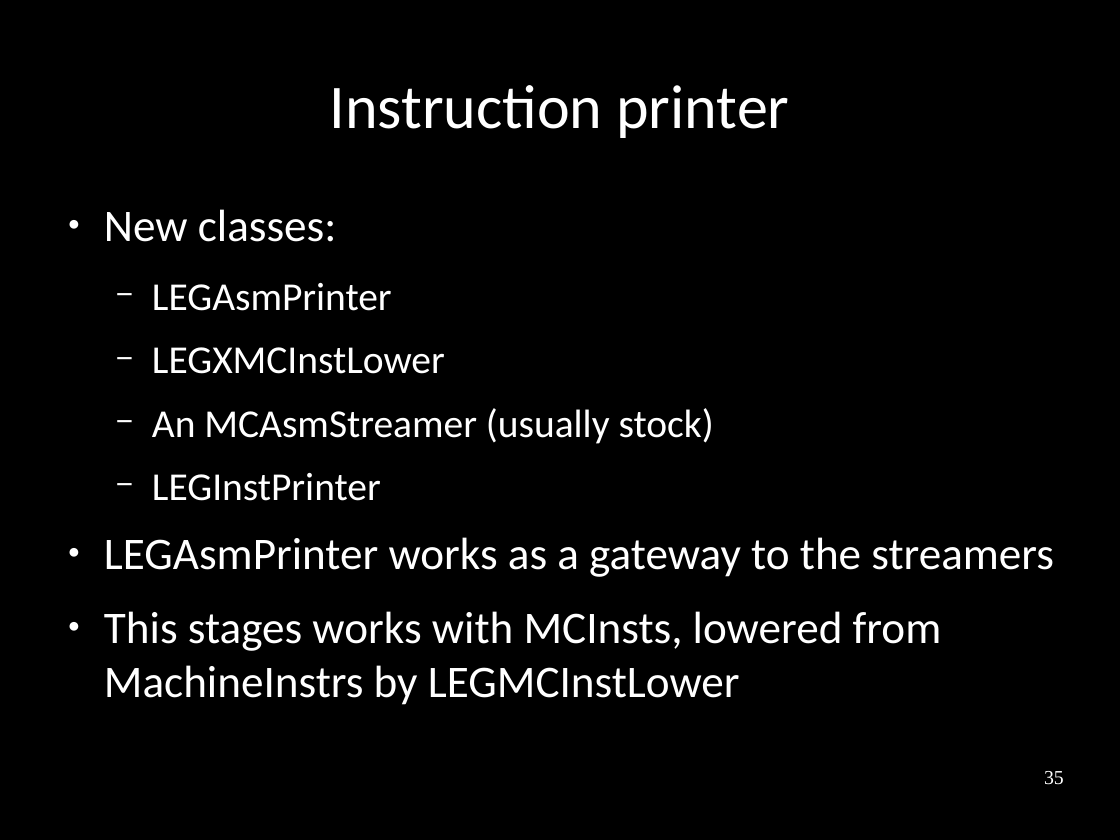
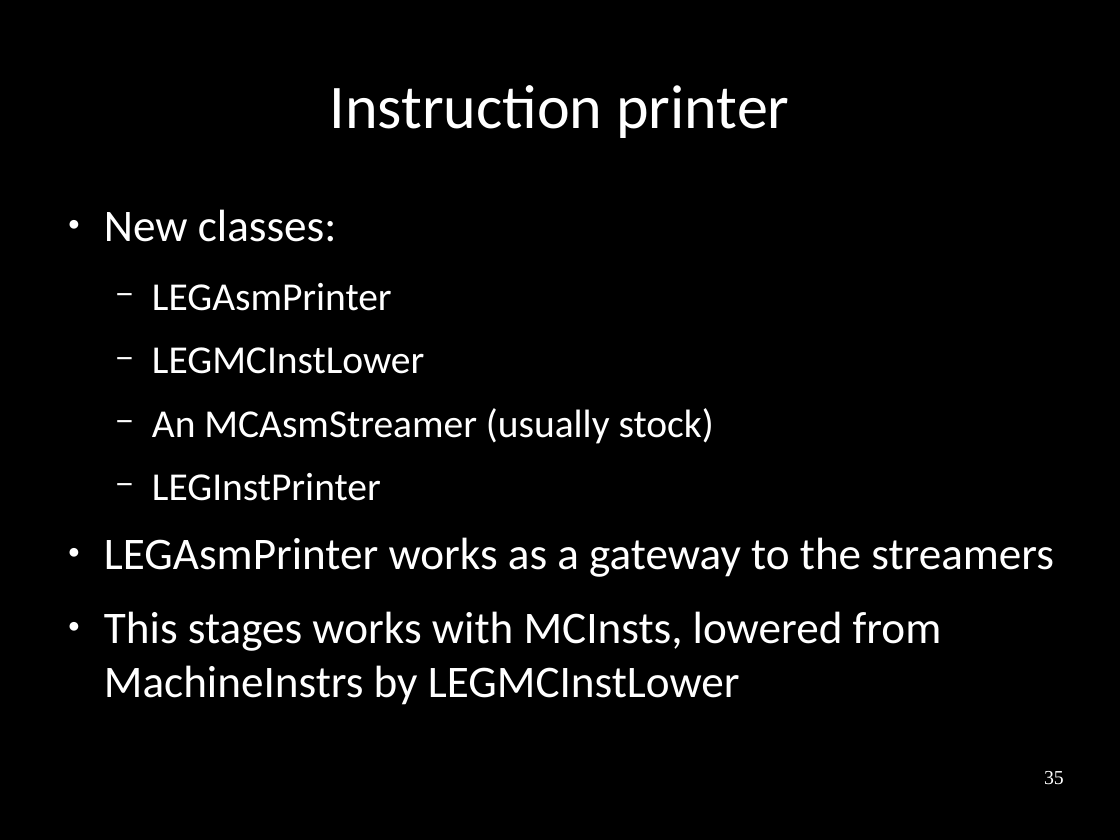
Before and after one commit to frasercrmck/llvm-leg, a slide deck: slide 35 of docs/Codeplay/Slides.odp. Drawn at 1120x840 pixels with LibreOffice and Linux fonts; fonts in the diff are those of the drawing. Boxes give left, top, right and bottom in pixels: in the first picture for what was removed or moved away, otherwise in the second. Text is boxed around its words. In the diff, an @@ line names an element or a change of style, - is before the commit and + after.

Commit message:
Fix typo and wrong file name.

```diff
--- a/docs/Codeplay/Slides.odp
+++ b/docs/Codeplay/Slides.odp
@@ text at (152, 347, 424, 374): text changed @@
-  − LEGXMCInstLower
+  − LEGMCInstLower
```
Also in this commit, not shown: 1 other slide changed.
